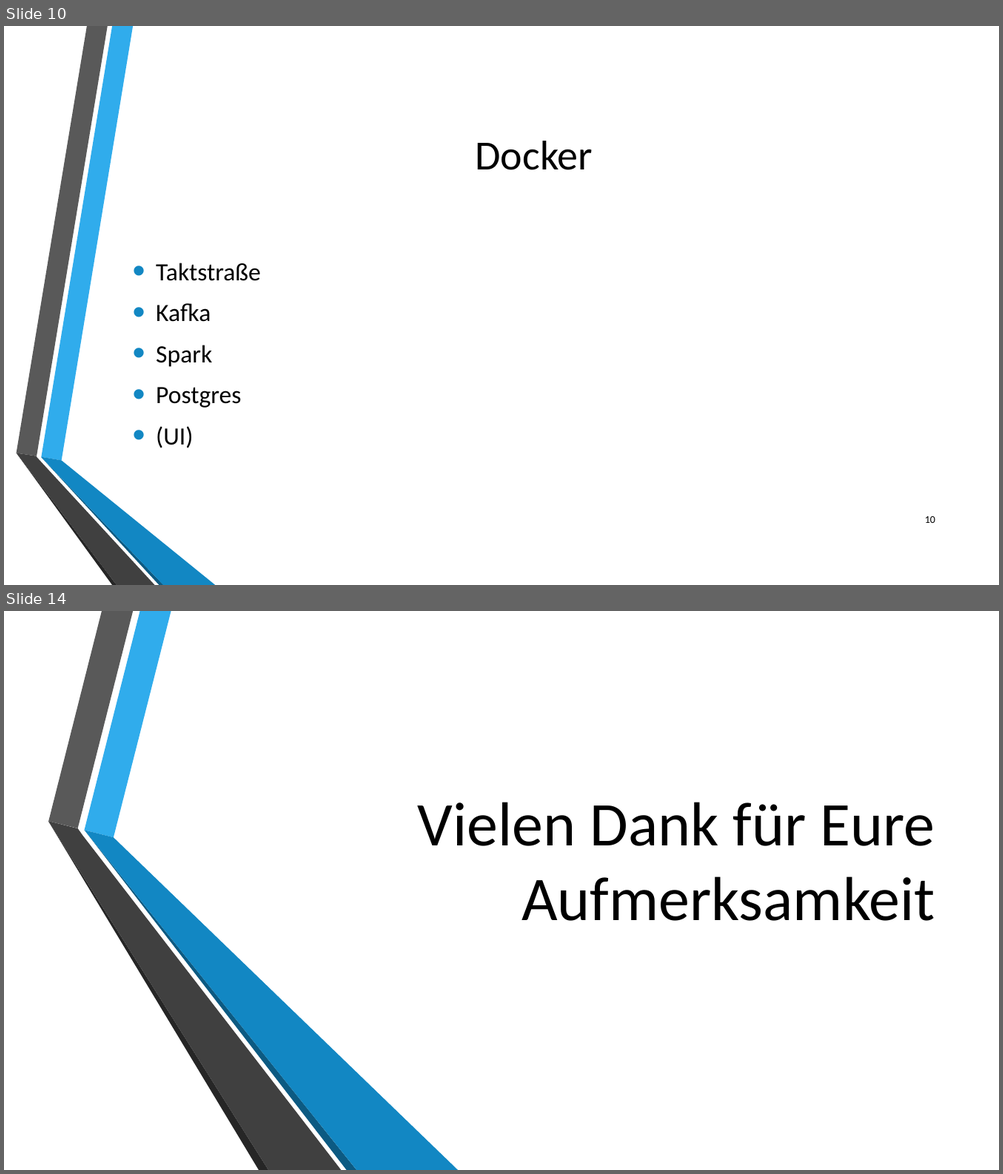
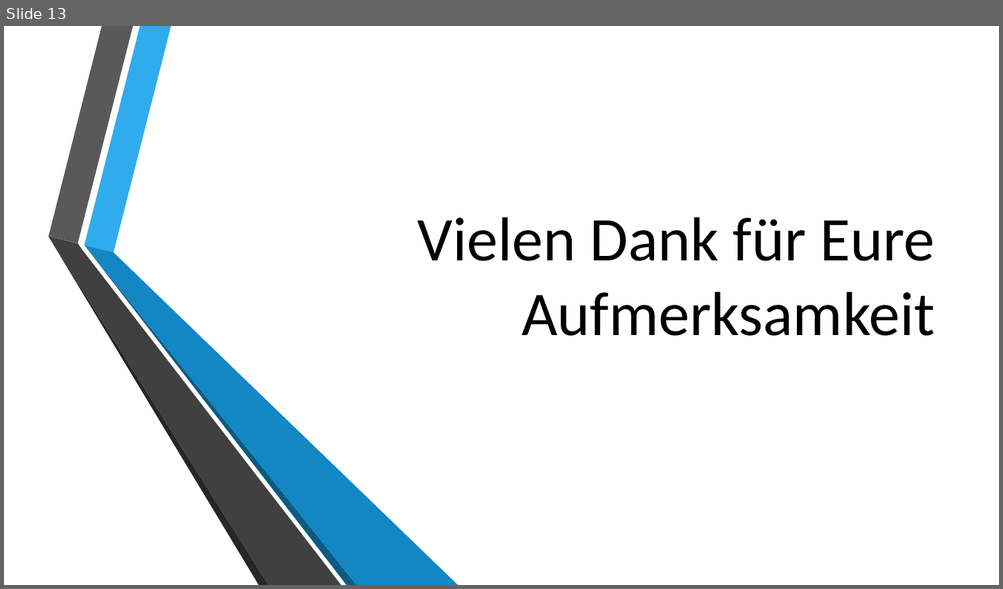
Before and after one commit to philipwagner1994/ProjectDHBW, a slide deck: Documentation/Projektpräsentationabschluss.pptx. Shown one above the other, each under a label of ours: slides 10 and 14 before the commit, slide 13 after it; the slides between them are not shown. The pictures are 1003x1174 and 1003x589 pixels, drawn with LibreOffice and Linux fonts; fonts in the diff are those of the drawing; background and template pictures are left out. Boxes give left, top, right and bottom in pixels: in the first picture for what was removed or moved away, otherwise in the second. Text is boxed around its words. In the diff, an @@ line names an element or a change of style, - is before the commit and + after.

```diff
--- a/Documentation/Projektpräsentationabschluss.pptx
+++ b/Documentation/Projektpräsentationabschluss.pptx
@@ slide 10 removed at (x1=4, y1=26, x2=999, y2=585), background picture (left out) @@
@@ title removed at (x1=475, y1=141, x2=592, y2=170) @@
-Docker
@@ text removed at (x1=156, y1=263, x2=261, y2=449) @@
-• Taktstraße
-• Kafka
-• Spark
-• Postgres
-• (UI)
@@ group removed at (x1=16, y1=26, x2=215, y2=585): 6 freeform shapes @@
@@ page number removed at (x1=925, y1=517, x2=935, y2=523) @@
-10
@@ what was slide 14 is now slide 13 @@
```
Also in this commit, not shown: 3 slides changed, 9 slides added, 9 other slides removed.
